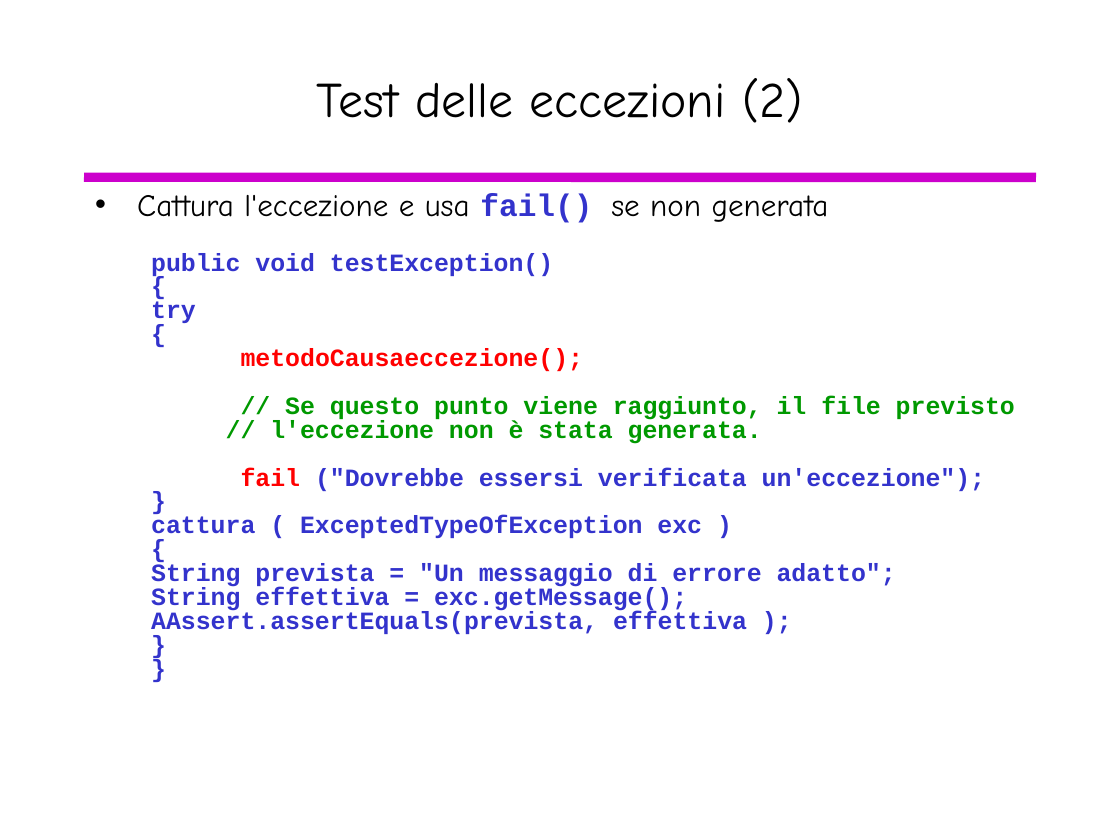
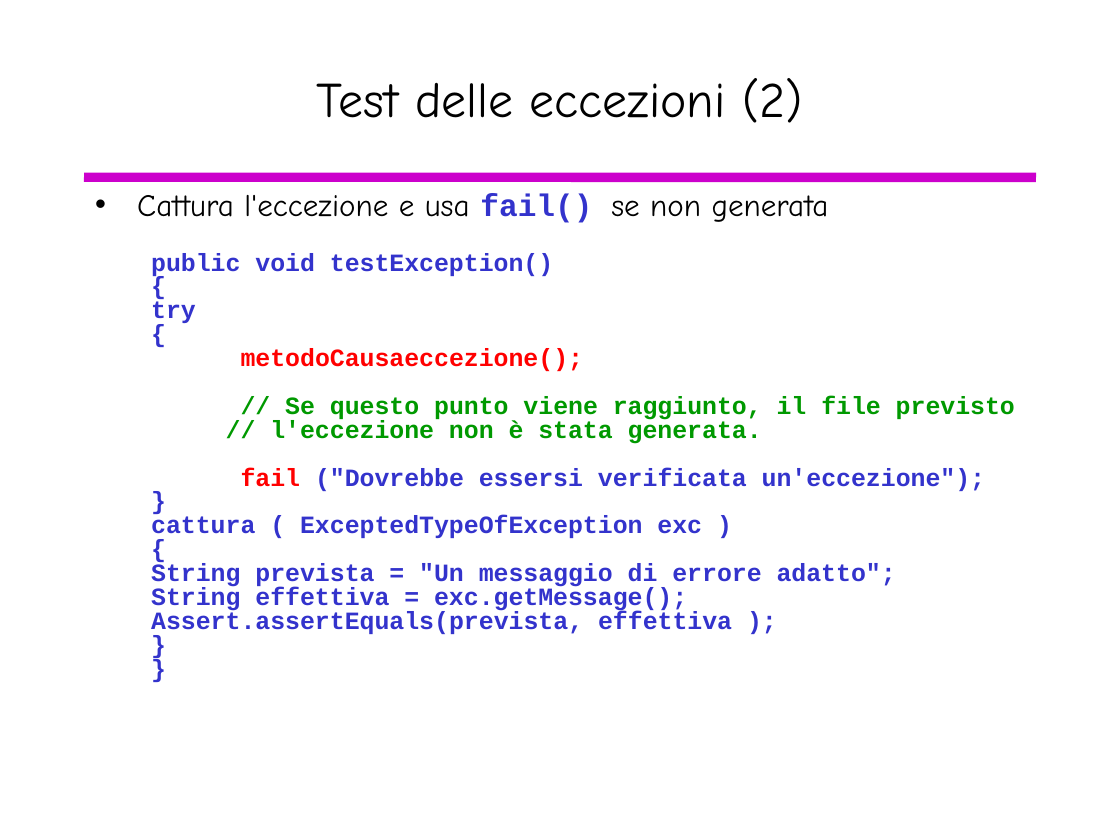
Before and after one commit to AlessandroS94/Software_Quality, a slide deck: slide 28 of Day 2/slide/JUnit-Intro-tutorial.pptx. Drawn at 1120x840 pixels with LibreOffice and Linux fonts; fonts in the diff are those of the drawing. Boxes give left, top, right and bottom in pixels: in the first picture for what was removed or moved away, otherwise in the second. Text is boxed around its words. In the diff, an @@ line names an element or a change of style, - is before the commit and + after.

Commit message:
Add SpringRest Test
Junit
Mockito
Owasp

```diff
--- a/Day 2/slide/JUnit-Intro-tutorial.pptx
+++ b/Day 2/slide/JUnit-Intro-tutorial.pptx
@@ text at <box>151,611,732,637</box>: text changed @@
-  AAssert.assertEquals(prevista, effettiva );
+  Assert.assertEquals(prevista, effettiva );
```
Also in this commit, not shown: 1 other slide changed, 27 other files.
